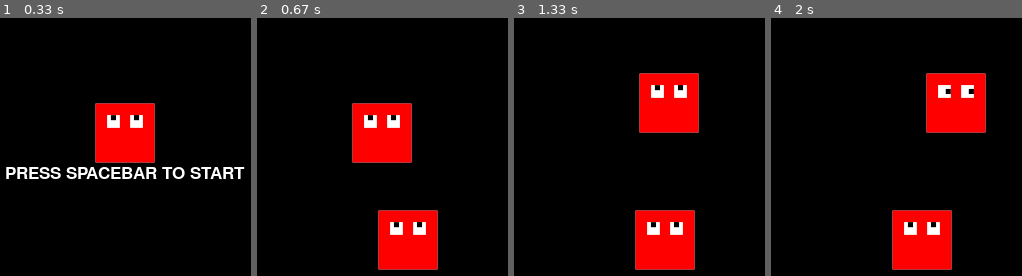
Above: before the commit, frames 1-4 (left to right).
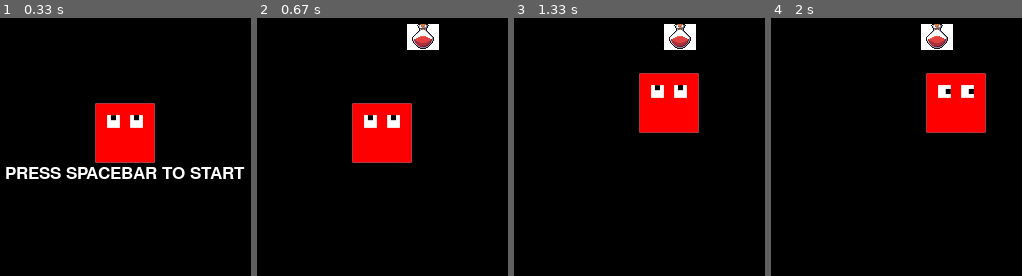
Above: after the commit, the same moments.

Repository: jatheepan/simple-pygame
Game: pygame game, started from Game.py
Same seed, same stepped clock (60 frames per second), same inputs: the game is played once before the commit and once after it.
Inputs:
- Up to frame 1 (0.33 s): no input
- Up to frame 2 (0.67 s): tap Space at 0.33 s
- Up to frame 3 (1.33 s): hold Right 0.67-1.13 s; tap Space at 0.73, 1.03, 1.23 s; hold Up from 1.17 s (still down)
- Up to frame 4 (2 s): release Up at 1.47 s; hold Right 1.5-1.97 s; tap Space at 1.57, 1.87 s

Frame 1 is identical in both runs. In frame 2, 6.8% of the frame differs, in the area x 48-73%, y 2-98%; in frame 3, 6.8%; in frame 4, 6.8%.

Commit message:
refactor sound

Diff:
--- a/Block.py
+++ b/Block.py
@@ -14,7 +14,6 @@
 
     def __init__(self, screen) -> None:
         super().__init__()
-        # picture = get_block_images('down')
         self.image = self.up_img
         self.rect = self.image.get_rect()
         self.left = (WIDTH - self.image.get_width()) / 2
@@ -23,7 +22,6 @@
         self.max_top = HEIGHT - self.image.get_height()
         self.rect.topleft = (self.left, self.top)
         self.screen = screen
-        pygame.display.flip()
 
     def draw(self):
         self.rect.topleft = (self.left, self.top)
--- a/Game.py
+++ b/Game.py
@@ -11,15 +11,14 @@
 
     def __init__(self):
         pygame.init()
+        pygame.key.set_repeat(1, 60)
         self.font = pygame.font.SysFont(None, 26)
         self.screen = pygame.display.set_mode((WIDTH, HEIGHT))
         pygame.mixer.music.load('assets/music.mp3')
         self.clock = pygame.time.Clock()
         self.block = Block(self.screen)
-        self.item = Item(self.screen)
         self.item_group = pygame.sprite.Group()
-        self.item_group.add(self.item)
-        pygame.key.set_repeat(1, 60)
+        self.create_item()
 
     def run(self):
         while True:
@@ -38,15 +37,23 @@
                 if event.type == pygame.KEYDOWN:
                     self.listen_keyboard_events(event)
 
+                if event.type == EVENT_ITEM_COLLECTED:
+                    print("done!!!")
+                    self.create_item()
+
             self.screen.fill("black")
             self.block.draw()
             self.draw_welcome_message()
             if self.started:
                 self.item_group.draw(self.screen)
-                self.item_group.update(self.block.rect)
+                self.item_group.update(self.block)
 
             pygame.display.update()
             self.clock.tick(FPS)
+
+    def create_item(self):
+        item = Item(self.screen)
+        self.item_group.add(item)
 
     def listen_keyboard_events(self, event) -> None:
         if event.key == pygame.K_LEFT:
--- a/Item.py
+++ b/Item.py
@@ -1,45 +1,37 @@
 import pygame
 from random import randint
+from Block import Block
 from config import *
 
 
+def play_sound() -> None:
+    sound = pygame.mixer.Sound(get_next_collect_sound())
+    pygame.mixer.Channel(COLLECT_CHANNEL_INDEX).play(sound)
+
+
 class Item(pygame.sprite.Sprite):
-    img = pygame.image.load('assets/blockup.png')
-    left = randint(0, (WIDTH - img.get_width()))
-    top = randint(0, (HEIGHT - img.get_height()))
-    sound_index = 0
-    sound_collection = []
+    width = 32
+    height = 26
 
     def __init__(self, screen) -> None:
         super().__init__()
-        self.image = self.img
+        image = pygame.image.load('assets/items.png').convert()
+        position = randint(0, int(image.get_width() / self.width) - 1)
+        left = position * self.width
+        top = 292
+        self.image = image.subsurface(left, top, self.width, self.height)
         self.rect = self.image.get_rect()
+        self.left = randint(0, (WIDTH - self.image.get_width()))
+        self.top = randint(0, (HEIGHT - self.image.get_height()))
         self.rect.topleft = (self.left, self.top)
         self.screen = screen
-        self.sound_collection = [
-            pygame.mixer.Sound('assets/collect.wav'),
-            pygame.mixer.Sound('assets/collect1.wav'),
-            pygame.mixer.Sound('assets/collect2.wav'),
-            pygame.mixer.Sound('assets/collect3.wav'),
-            pygame.mixer.Sound('assets/collect4.wav'),
-            pygame.mixer.Sound('assets/collect5.wav'),
-            pygame.mixer.Sound('assets/collect6.wav'),
-        ]
-        pygame.display.flip()
 
     def draw(self):
         self.screen.blit(self.image, self.rect)
 
-    def update(self, block_rect: pygame.Rect) -> None:
-        is_collide = self.rect.colliderect(block_rect)
+    def update(self, block_rect: Block) -> None:
+        is_collide = self.rect.colliderect(block_rect.rect)
         if is_collide:
-            self.play_sound()
+            pygame.event.post(pygame.event.Event(EVENT_ITEM_COLLECTED))
+            play_sound()
             self.kill()
-
-    def play_sound(self) -> None:
-        sound = self.sound_collection[self.sound_index]
-        pygame.mixer.Channel(COLLECT_CHANNEL_INDEX).play(sound)
-        self.sound_index += 1
-        is_last_sound = self.sound_index >= len(self.sound_collection)
-        if is_last_sound:
-            self.sound_index = 0
--- a/config.py
+++ b/config.py
@@ -1,8 +1,35 @@
+import pygame
+
 WIDTH = 1280 / 4
 HEIGHT = 720 / 2
 FPS = 60
 
 WHITE = (255, 255, 255)
 COLLECT_CHANNEL_INDEX = 0
+
+EVENT_ITEM_COLLECTED = pygame.USEREVENT + 1
+global sound_index
+sound_index = -1
+sound_collection = [
+    'assets/collect.wav',
+    'assets/collect1.wav',
+    'assets/collect2.wav',
+    'assets/collect3.wav',
+    'assets/collect4.wav',
+    'assets/collect5.wav',
+    'assets/collect6.wav',
+]
+
+
 def get_block_images(picture_type: str) -> str:
     return 'assets/block' + picture_type + '.png'
+
+
+def get_next_collect_sound() -> str:
+    global sound_index
+    sound_index += 1
+    is_last_sound = sound_index == len(sound_collection)
+    if is_last_sound:
+        sound_index = 0
+
+    return sound_collection[sound_index]
